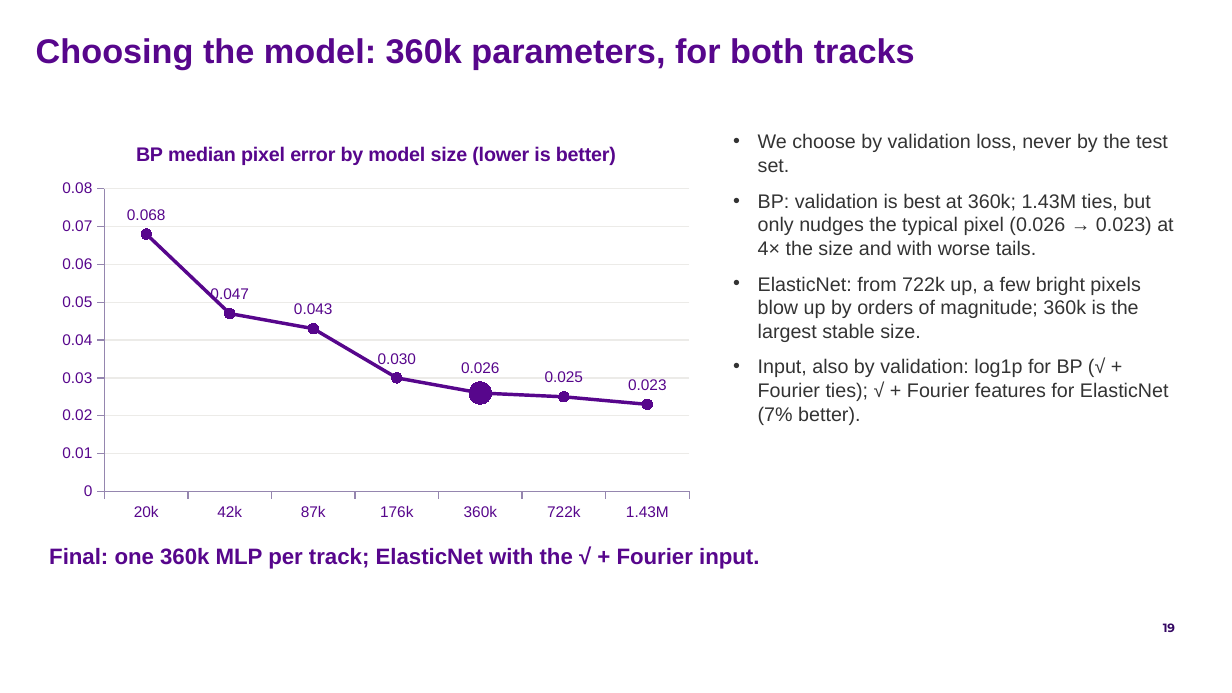
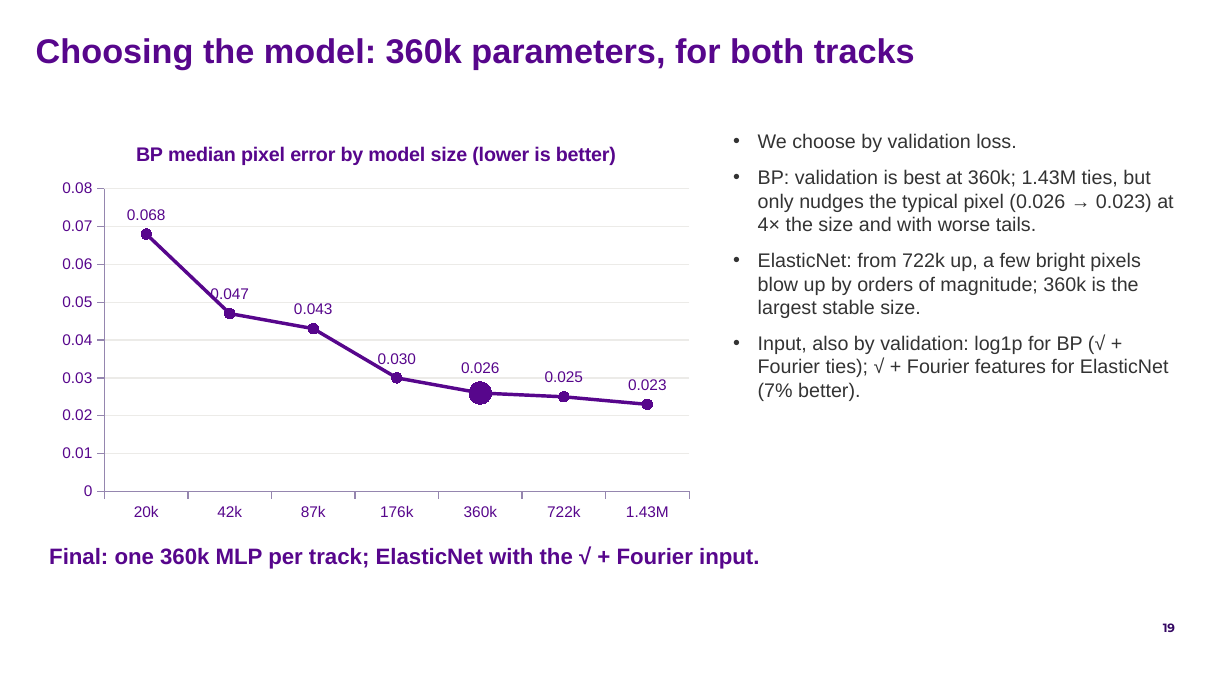
Before and after one commit to FruitPnchSamuraiG/solar-dem-inversion, a slide deck: slide 19 of slides/DEM_deck_v2.pptx. Drawn at 1232x693 pixels with LibreOffice and Linux fonts; fonts in the diff are those of the drawing; background and template pictures are left out. Boxes give left, top, right and bottom in pixels: in the first picture for what was removed or moved away, otherwise in the second. Text is boxed around its words. In the diff, an @@ line names an element or a change of style, - is before the commit and + after.

```diff
--- a/slides/DEM_deck_v2.pptx
+++ b/slides/DEM_deck_v2.pptx
@@ text at <box>758,133,1017,152</box>: text changed @@
-• We choose by validation loss, never by the test set.
+• We choose by validation loss.
```
Also in this commit, not shown: 4 other slides changed, 1 slide removed, 2 other files.
